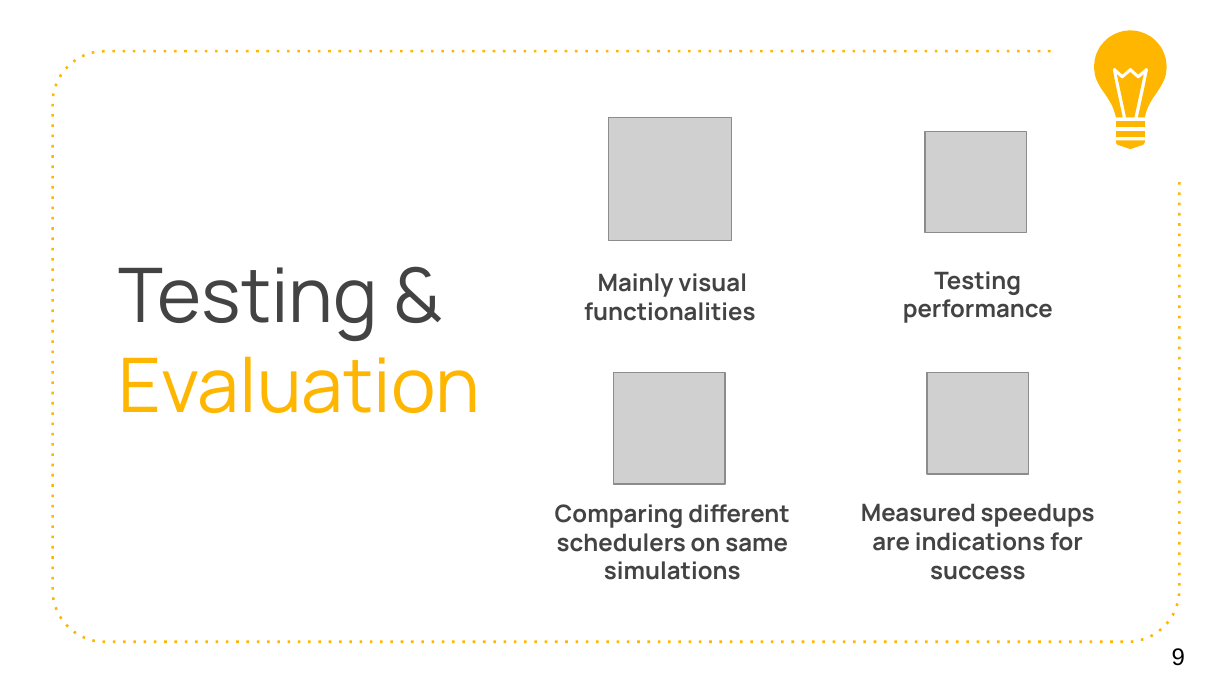
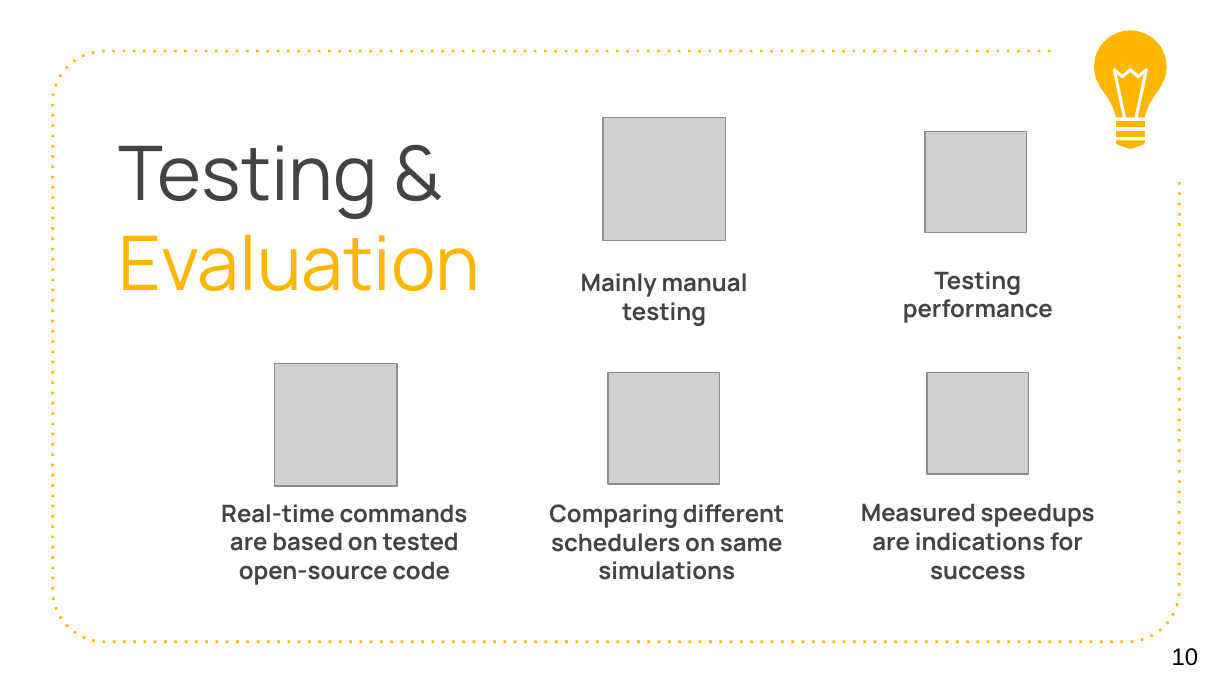
Before and after one commit to M20190649/SummitBTW, a slide deck: slide 10 of materials/endOfSemseter.pptx (slide 9 before the commit). Drawn at 1232x693 pixels with LibreOffice and Linux fonts; fonts in the diff are those of the drawing; grey boxes stand for pictures. Boxes give left, top, right and bottom in pixels: in the first picture for what was removed or moved away, otherwise in the second. Text is boxed around its words. In the diff, an @@ line names an element or a change of style, - is before the commit and + after.

```diff
--- a/materials/endOfSemseter.pptx
+++ b/materials/endOfSemseter.pptx
@@ title "Testing & Evaluation": place and size @@
-title "Testing & Evaluation" at [119,267,481,413]
+title "Testing & Evaluation" at [119,145,481,291]
@@ text at [581,273,748,326]: text changed @@
-Mainly visual functionalities
+Mainly manual testing
@@ picture added at [275,363,398,487] @@
@@ text added at [221,504,468,585], 14 pt, text #434343, bold @@
+    Real-time commands are based on tested open-source code
@@ 2 pictures, 1 text: place and size @@
-2 pictures, 1 text at [555,117,789,580]
+2 pictures, 1 text at [549,117,784,580]
@@ page number at [1172,648,1199,666]: text changed @@
-9
+10
```
Also in this commit, not shown: 1 slide added.
